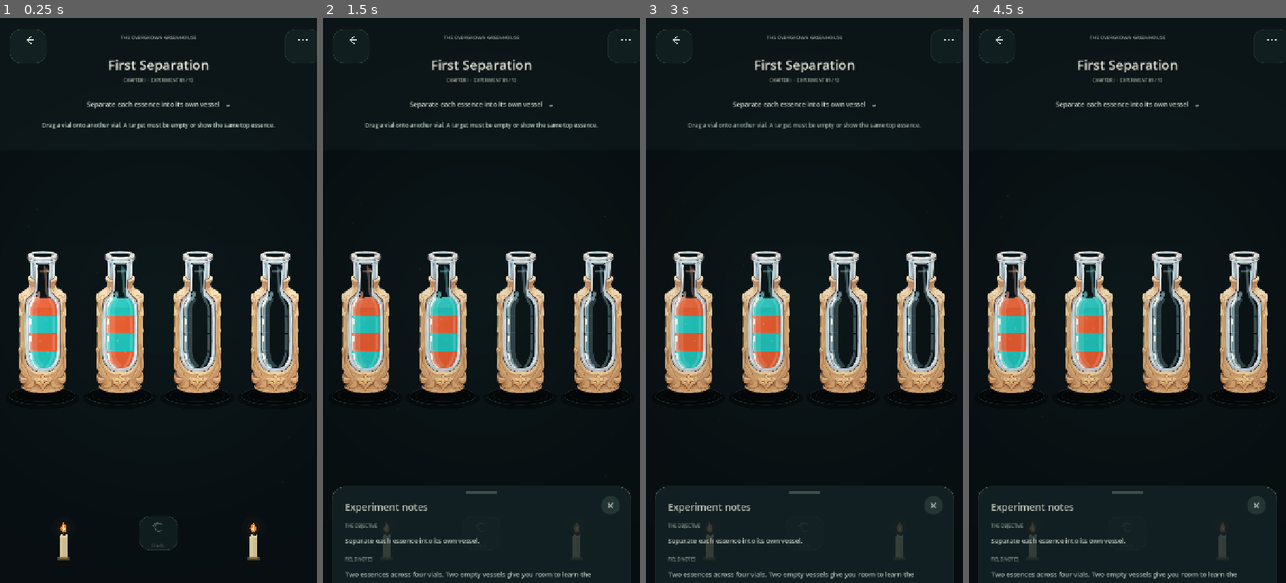
Above: before the commit, frames 1-4 (left to right).
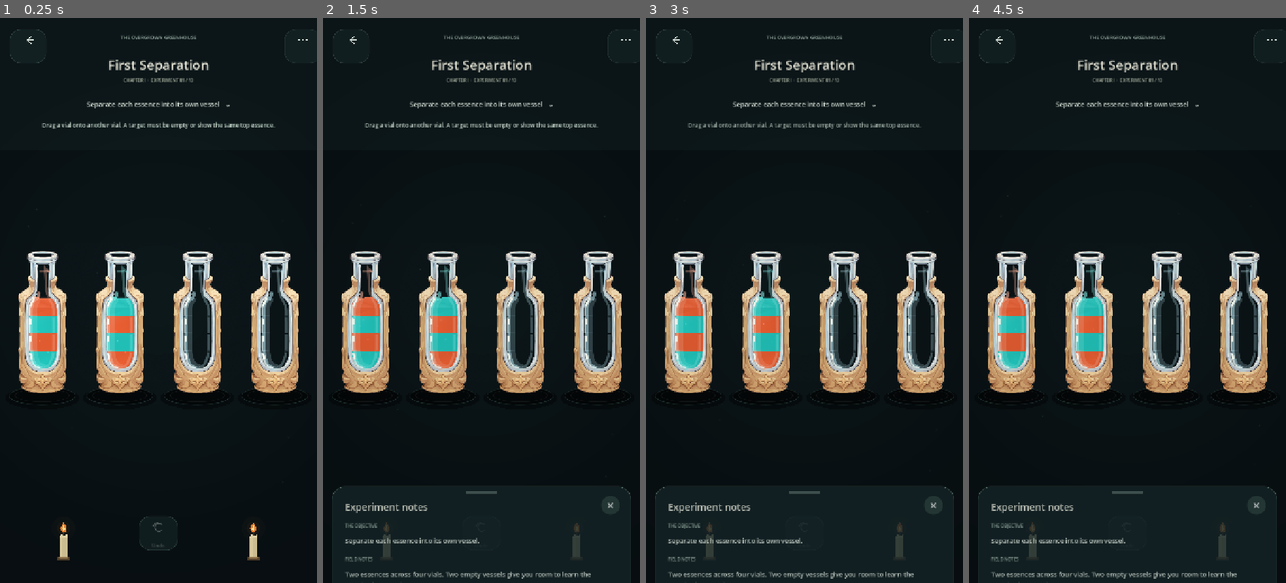
Above: after the commit, the same moments.

Repository: Kryodo/spell-sort-game
Game: Godot game, scene res://scenes/dark_sorting_slots_prototype.tscn
Two runs of this game, one before a commit and one after it. Both use one fixed random seed, a clock stepped at 60 frames per second and the inputs below. This scene is started directly instead of the project's main scene.
Inputs:
- Up to frame 1 (0.25 s): no input
- Up to frame 2 (1.5 s): click "Separate each essence into it…" at 0.5 s; click "×" at 1.25 s
- Up to frame 3 (3 s): click "Separate each essence into it…" at 2 s; click "×" at 2.75 s
- Up to frame 4 (4.5 s): click "Separate each essence into it…" at 3.5 s; click "×" at 4.25 s

The runs differ from the first frame. In frame 1, less than 0.1% of the frame differs, in the area x 10-88%, y 53-63%; in frame 2, less than 0.1%; in frame 3, less than 0.1%; in frame 4, less than 0.1%.

Commit message:
Improve bottom chamber coverage and reduce vial redraw cost

Diff:
--- a/scripts/asset_fantasy_alchemy_bottle.gd
+++ b/scripts/asset_fantasy_alchemy_bottle.gd
@@ -10,7 +10,7 @@
 
 const ALPHA_CUTOFF := 0.14
 const SCAN_TOP_RATIO := 0.16
-const SCAN_BOTTOM_RATIO := 0.88
+const SCAN_BOTTOM_RATIO := 0.90
 const SCAN_LEFT_RATIO := 0.28
 const SCAN_RIGHT_RATIO := 0.72
 const CHAMBER_WIDTH_RATIO := 0.62
@@ -199,7 +199,7 @@
 	# Keeping only the broad central region prevents liquid from climbing into
 	# the neck or appearing in the narrow decorative base.
 	var top_chamber_width: int = maxi(12, int(round(float(peak_width) * CHAMBER_WIDTH_RATIO)))
-	var bottom_chamber_width: int = maxi(10, int(round(float(peak_width) * 0.08)))
+	var bottom_chamber_width: int = maxi(4, int(round(float(peak_width) * 0.025)))
 	var chamber_top: int = peak_row
 	var chamber_bottom: int = peak_row
 	while chamber_top > top_scan and row_width[chamber_top - 1] >= top_chamber_width:
@@ -217,9 +217,17 @@
 		var sum_left: float = 0.0
 		var sum_right: float = 0.0
 		var sample_count: int = 0
+		# Keep the middle smooth, but let the final rounded rows follow their
+		# actual silhouette instead of averaging across the narrowing base.
+		var bottom_blend: float = smoothstep(0.78, 1.0, t)
+		var sample_smooth_radius: int = roundi(lerpf(
+			float(PROFILE_SMOOTH_RADIUS),
+			2.0,
+			bottom_blend
+		))
 		for row in range(
-			maxi(chamber_top, sample_row - PROFILE_SMOOTH_RADIUS),
-			mini(chamber_bottom, sample_row + PROFILE_SMOOTH_RADIUS) + 1
+			maxi(chamber_top, sample_row - sample_smooth_radius),
+			mini(chamber_bottom, sample_row + sample_smooth_radius) + 1
 		):
 			if row_width[row] <= 0:
 				continue
@@ -243,7 +251,7 @@
 	# Extend slightly past the first/last transparent sample so the fill reaches
 	# underneath the anti-aliased chamber rim instead of leaving a hairline gap.
 	_window_top_ratio = maxf(0.0, _window_profile[0].x - 1.25 / float(image_height))
-	_window_bottom_ratio = minf(1.0, _window_profile[-1].x + 1.25 / float(image_height))
+	_window_bottom_ratio = minf(1.0, _window_profile[-1].x + 2.0 / float(image_height))
 	_window_top_contour = _detect_top_chamber_contour(source_image)
 	_detect_mouth(source_image, x_min, x_max, centre_x, search_radius)
 	_build_static_reflection_geometry()
@@ -377,7 +385,7 @@
 		right_x = cursor
 		cursor += 1
 
-	if right_x - left_x < 8:
+	if right_x - left_x < 4:
 		return Vector2i(-1, -1)
 	return Vector2i(left_x, right_x)
 
@@ -637,7 +645,10 @@
 			var wave: float = _get_surface_wave_offset(normalized_x) * wave_strength
 			# At the current maximum slosh/tilt this keeps the whole wave inside
 			# the cap. It cannot fold over the base edge or create a self-crossing.
-			var wave_y: float = clampf(top_y + wave, top_y - 17.5, body_top_y)
+			# Keep a tiny separation from the static body edge. This makes the
+			# animated meniscus a simple non-self-touching polygon when batched.
+			var wave_upper_limit: float = maxf(top_y, body_top_y - 0.35)
+			var wave_y: float = clampf(top_y + wave, top_y - 17.5, wave_upper_limit)
 			var base_point: Vector2 = body_top_edge[sample_index]
 			wave_edge.append(Vector2(base_point.x, wave_y))
 
@@ -693,27 +704,29 @@
 		vertex_colors.append(edge_color)
 	draw_polygon(polygon, vertex_colors)
 
-	# Draw the moving surface as a strip of small triangles instead of one large
-	# concave polygon. Degenerate triangles are skipped, so Godot's triangulator
-	# never receives the self-touching/zero-area cap that caused the runtime error.
+	# The wave edge and its fixed backing edge form one simple strip. Submit it
+	# as a single polygon rather than 96 tiny triangles on every animated frame.
 	if is_surface and wave_edge.size() == body_top_edge.size():
-		for sample_index in range(LIQUID_SURFACE_SAMPLES):
-			var t0: float = float(sample_index) / float(LIQUID_SURFACE_SAMPLES)
-			var t1: float = float(sample_index + 1) / float(LIQUID_SURFACE_SAMPLES)
-			var colour0: Color = _surface_gradient_colour(t0, edge_color, center_color)
-			var colour1: Color = _surface_gradient_colour(t1, edge_color, center_color)
-			var wave_left: Vector2 = wave_edge[sample_index]
-			var wave_right: Vector2 = wave_edge[sample_index + 1]
-			var base_left: Vector2 = body_top_edge[sample_index]
-			var base_right: Vector2 = body_top_edge[sample_index + 1]
-
-			var first_triangle := PackedVector2Array([wave_left, wave_right, base_right])
-			if absf((wave_right - wave_left).cross(base_right - wave_left)) > 0.02:
-				draw_polygon(first_triangle, PackedColorArray([colour0, colour1, colour1]))
-
-			var second_triangle := PackedVector2Array([wave_left, base_right, base_left])
-			if absf((base_right - wave_left).cross(base_left - wave_left)) > 0.02:
-				draw_polygon(second_triangle, PackedColorArray([colour0, colour1, colour0]))
+		var surface_polygon := PackedVector2Array()
+		var surface_colours := PackedColorArray()
+		for sample_index in range(wave_edge.size()):
+			var t: float = float(sample_index) / float(LIQUID_SURFACE_SAMPLES)
+			surface_polygon.append(wave_edge[sample_index])
+			surface_colours.append(_surface_gradient_colour(t, edge_color, center_color))
+		for sample_index in range(body_top_edge.size() - 1, -1, -1):
+			var t: float = float(sample_index) / float(LIQUID_SURFACE_SAMPLES)
+			surface_polygon.append(body_top_edge[sample_index])
+			surface_colours.append(_surface_gradient_colour(t, edge_color, center_color))
+
+		var twice_area: float = 0.0
+		for point_index in range(surface_polygon.size()):
+			var next_index: int = (point_index + 1) % surface_polygon.size()
+			twice_area += (
+				surface_polygon[point_index].x * surface_polygon[next_index].y
+				- surface_polygon[next_index].x * surface_polygon[point_index].y
+			)
+		if surface_polygon.size() >= 3 and absf(twice_area) > 0.02:
+			draw_polygon(surface_polygon, surface_colours)
 
 	if is_surface and wave_edge.size() >= 2:
 		var surface_color: Color = fill_color.lightened(0.34)
@@ -739,7 +752,7 @@
 
 	# A small mix of bubbles rises at different speeds. Each particle borrows
 	# the colour of the essence layer it is travelling through.
-	const BUBBLE_SIZES := [1.45, 1.95, 2.55, 1.65, 2.25, 1.85]
+	const BUBBLE_SIZES := [1.65, 2.25, 1.85, 2.35]
 	for bubble_index in range(BUBBLE_SIZES.size()):
 		var speed: float = 0.082 + float(bubble_index % 3) * 0.021 + float(bubble_index / 3) * 0.008
 		var phase: float = fposmod(
@@ -784,16 +797,6 @@
 		# Soft coloured halo, translucent bubble body and a restrained glassy glint.
 		draw_circle(bubble_position, bubble_size * 2.35, glow_color)
 		draw_circle(bubble_position, bubble_size, core_color)
-		draw_arc(
-			bubble_position + Vector2(-0.2, -0.2),
-			bubble_size,
-			deg_to_rad(205.0),
-			deg_to_rad(325.0),
-			10,
-			Color(1.0, 1.0, 1.0, bubble_alpha * 0.82),
-			0.75,
-			true
-		)
 		draw_circle(
 			bubble_position + Vector2(-bubble_size * 0.30, -bubble_size * 0.34),
 			maxf(0.60, bubble_size * 0.22),
@@ -801,7 +804,7 @@
 		)
 
 	# A few much smaller alchemical motes add life between the larger bubbles.
-	for mote_index in range(3):
+	for mote_index in range(2):
 		var mote_phase: float = fposmod(
 			_wave_time * (0.055 + float(mote_index) * 0.012)
 			+ float(mote_index) * 0.317,
